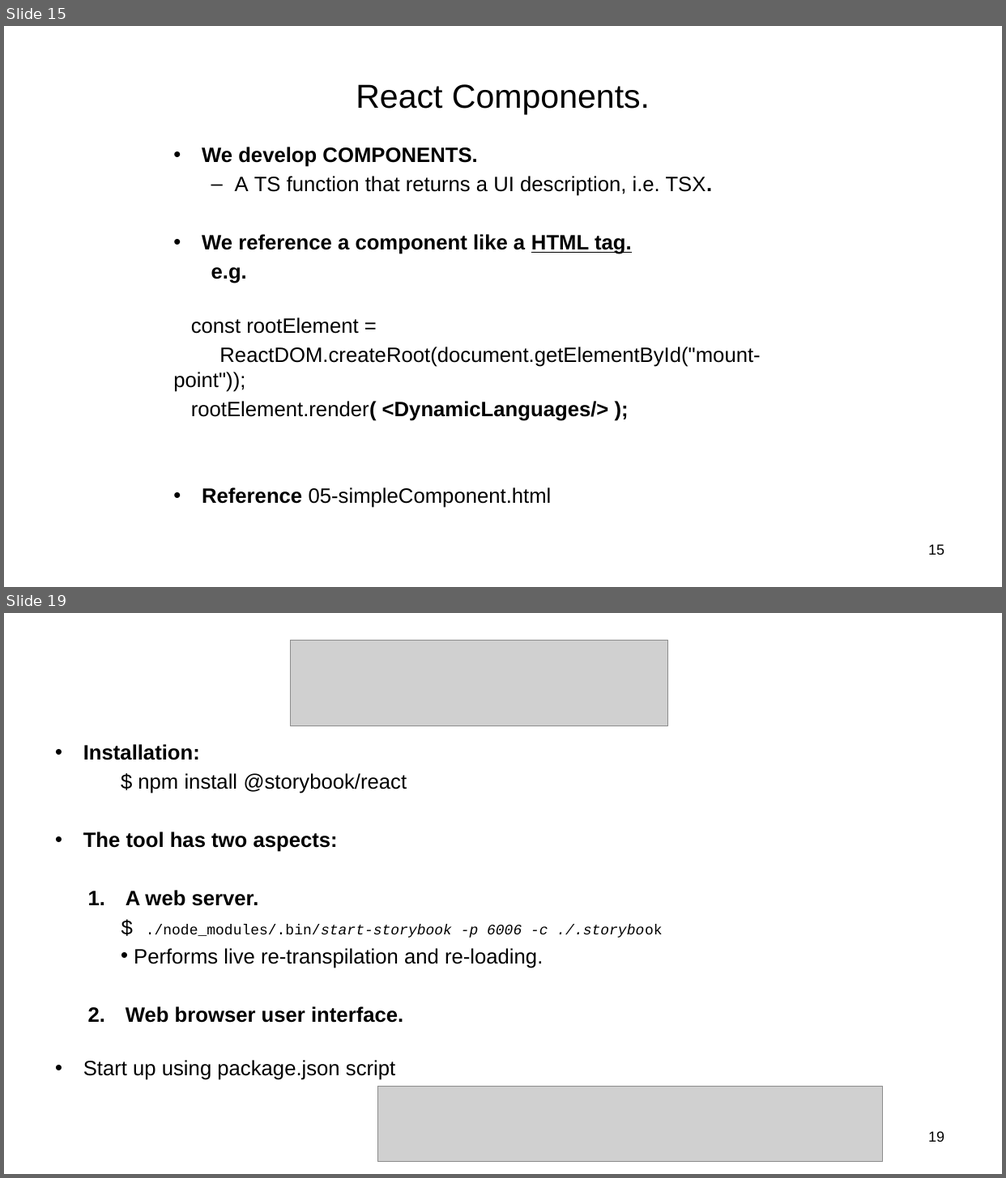
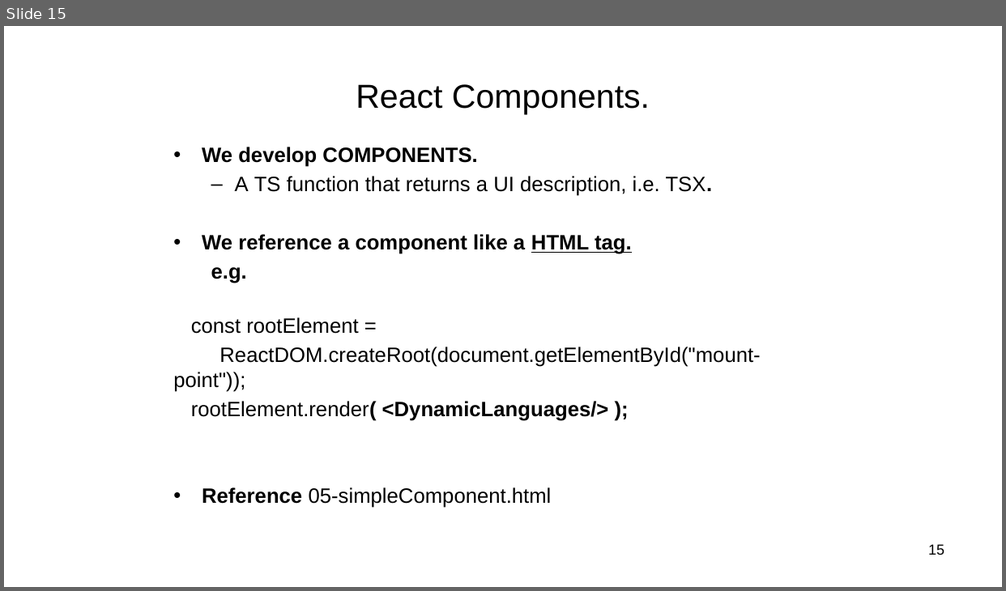
Before and after one commit to wit-hdip-comp-sci-2024/full-stack-2, a slide deck: topic-2/talk-1/ReactJS_01.pptx. Shown one above the other, each under a label of ours: slides 15 and 19 before the commit, slide 15 after it; the slides between them are not shown. The pictures are 1006x1178 and 1006x591 pixels, drawn with LibreOffice and Linux fonts; fonts in the diff are those of the drawing; grey boxes stand for pictures. Boxes give left, top, right and bottom in pixels: in the first picture for what was removed or moved away, otherwise in the second. Text is boxed around its words. In the diff, an @@ line names an element or a change of style, - is before the commit and + after.

```diff
--- a/topic-2/talk-1/ReactJS_01.pptx
+++ b/topic-2/talk-1/ReactJS_01.pptx
@@ slide 19 removed at (x1=4, y1=613, x2=1002, y2=1174), background #FFFFFF @@
@@ picture removed at (x1=291, y1=640, x2=668, y2=726) @@
@@ text removed at (x1=83, y1=744, x2=662, y2=1080) @@
-• Installation:
-    $ npm install @storybook/react
-• The tool has two aspects:
-  1. A web server.
-    $ ./node_modules/.bin/start-storybook -p 6006 -c ./.storybook
-    • Performs live re-transpilation and re-loading.
-  2. Web browser user interface.
-• Start up using package.json script
@@ picture removed at (x1=378, y1=1087, x2=883, y2=1161) @@
@@ page number removed at (x1=928, y1=1131, x2=944, y2=1142) @@
-19
```
Also in this commit, not shown: 7 slides changed, 21 other slides removed, 20 other files.
